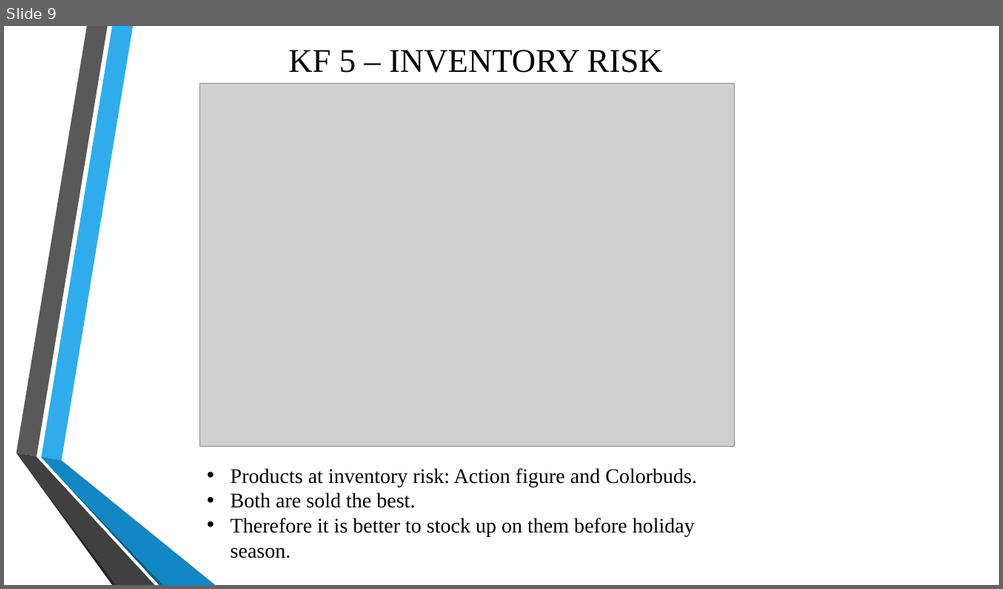
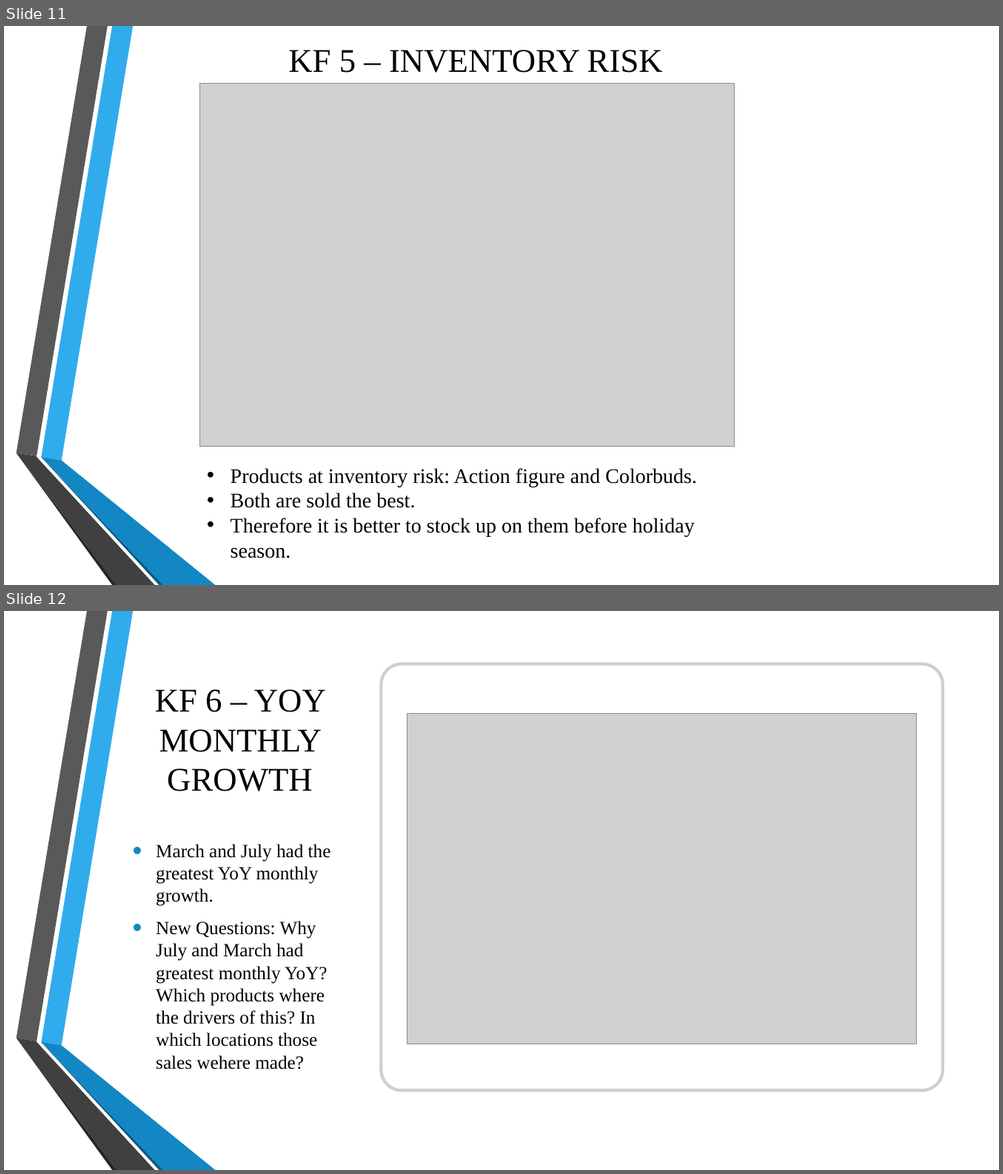
Before and after one commit to BenatrixB/data-portfolio-projects, a slide deck: deliverables/Maven_toys_report.pptx. Shown one above the other, each under a label of ours: slide 9 before the commit, slides 11 and 12 after it. The pictures are 1003x589 and 1003x1174 pixels, drawn with LibreOffice and Linux fonts; fonts in the diff are those of the drawing; grey boxes stand for pictures; background and template pictures are left out. Boxes give left, top, right and bottom in pixels: in the first picture for what was removed or moved away, otherwise in the second. Text is boxed around its words. In the diff, an @@ line names an element or a change of style, - is before the commit and + after.

```diff
--- a/deliverables/Maven_toys_report.pptx
+++ b/deliverables/Maven_toys_report.pptx
@@ slide 12 added at box(4, 611, 999, 1170), background picture (left out) @@
@@ rounded rectangle added at box(381, 664, 942, 1091), fill #FFFFFF, outline #979D9F 3 pt @@
@@ title added at box(155, 689, 326, 792), 32 pt, text #000000 @@
+KF 6 – YOY MONTHLY GROWTH
@@ picture added at box(407, 714, 916, 1045) @@
@@ text added at box(156, 844, 331, 1070), 18 pt, text #000000 @@
+• March and July had the greatest YoY monthly growth.
+• New Questions: Why July and March had greatest monthly YoY? Which products where the drivers of this? In which locations those sales wehere made?
@@ group added at box(16, 611, 215, 1170): 6 freeform shapes @@
@@ what was slide 9 is now slide 11 @@
```
Also in this commit, not shown: 3 slides changed, 7 other slides added, 15 other files.
